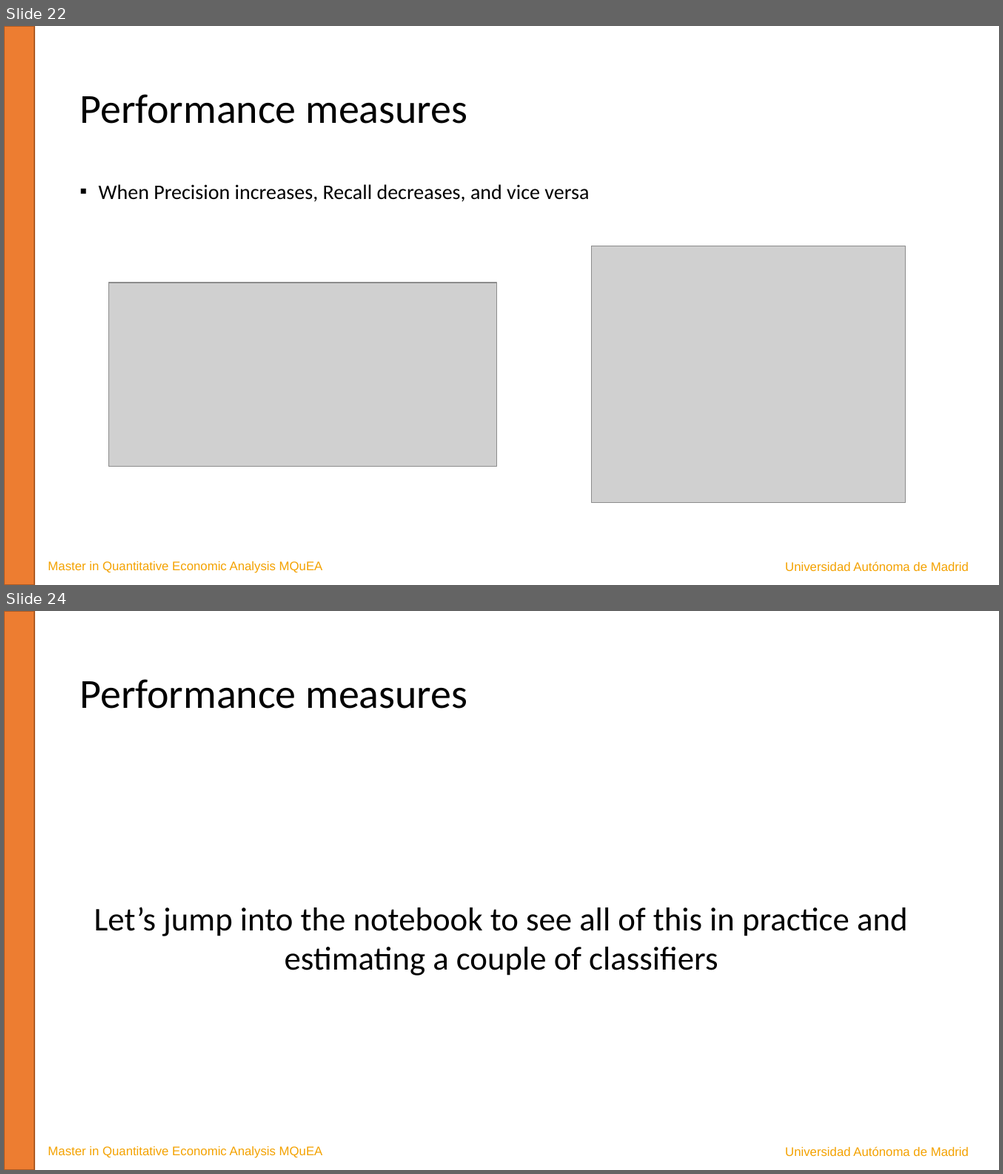
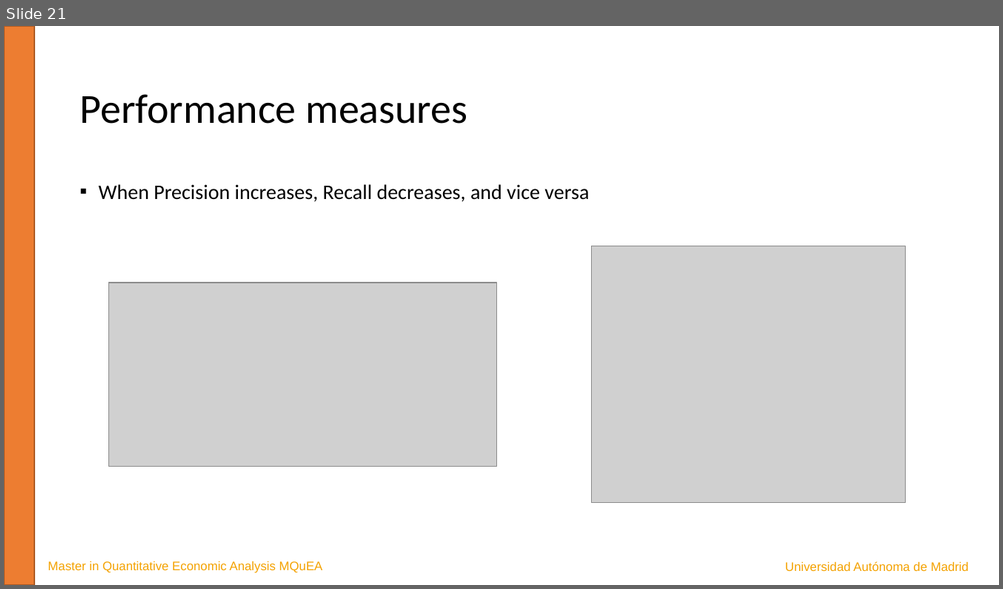
Before and after one commit to JavierBas/IMLEF-MQuEA, a slide deck: Course content/Slides/Topic 4 - Classification.pptx. Shown one above the other, each under a label of ours: slides 22 and 24 before the commit, slide 21 after it; the slides between them are not shown. The pictures are 1003x1174 and 1003x589 pixels, drawn with LibreOffice and Linux fonts; fonts in the diff are those of the drawing; grey boxes stand for pictures. Boxes give left, top, right and bottom in pixels: in the first picture for what was removed or moved away, otherwise in the second. Text is boxed around its words. In the diff, an @@ line names an element or a change of style, - is before the commit and + after.

```diff
--- a/Course content/Slides/Topic 4 - Classification.pptx
+++ b/Course content/Slides/Topic 4 - Classification.pptx
@@ slide 24 removed at (x1=4, y1=611, x2=999, y2=1170), background #FFFFFF @@
@@ rectangle removed at (x1=4, y1=611, x2=34, y2=1170) @@
@@ title removed at (x1=79, y1=679, x2=467, y2=709) @@
-Performance measures
@@ text removed at (x1=94, y1=907, x2=908, y2=976) @@
-Let’s jump into the notebook to see all of this in practice and estimating a couple of classifiers
@@ text removed at (x1=48, y1=1147, x2=323, y2=1159) @@
-Master in Quantitative Economic Analysis MQuEA
@@ text removed at (x1=785, y1=1147, x2=968, y2=1156) @@
-Universidad Autónoma de Madrid
@@ what was slide 22 is now slide 21 @@
```
Also in this commit, not shown: 2 slides changed, 1 other slide removed.
